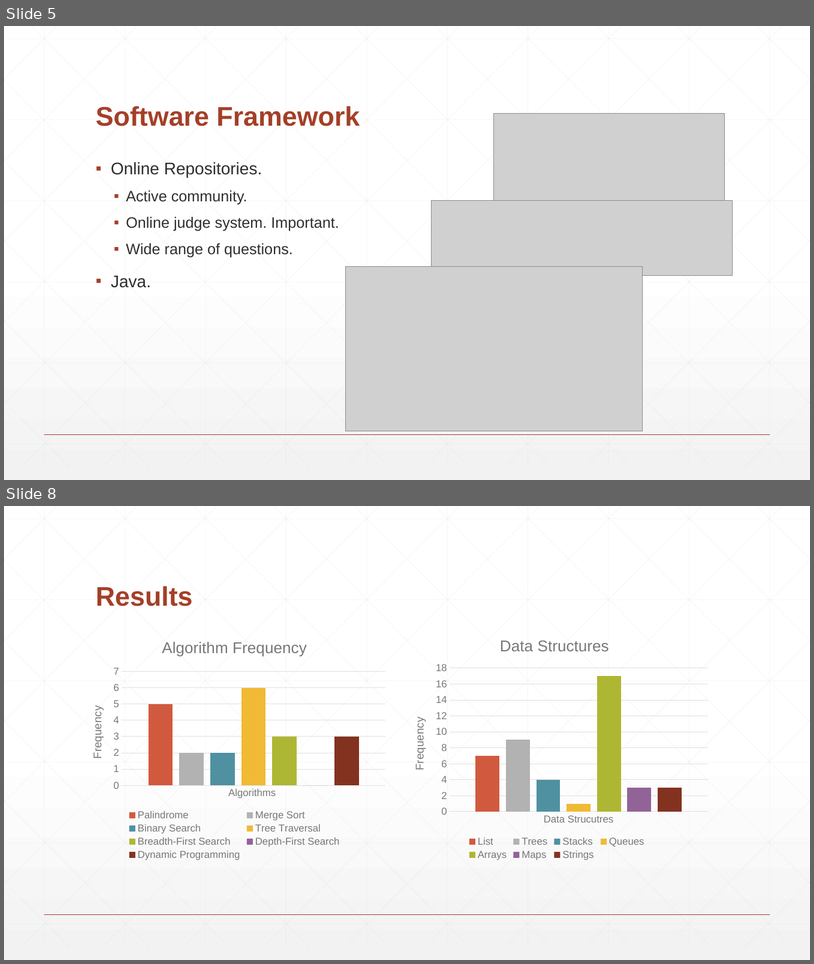
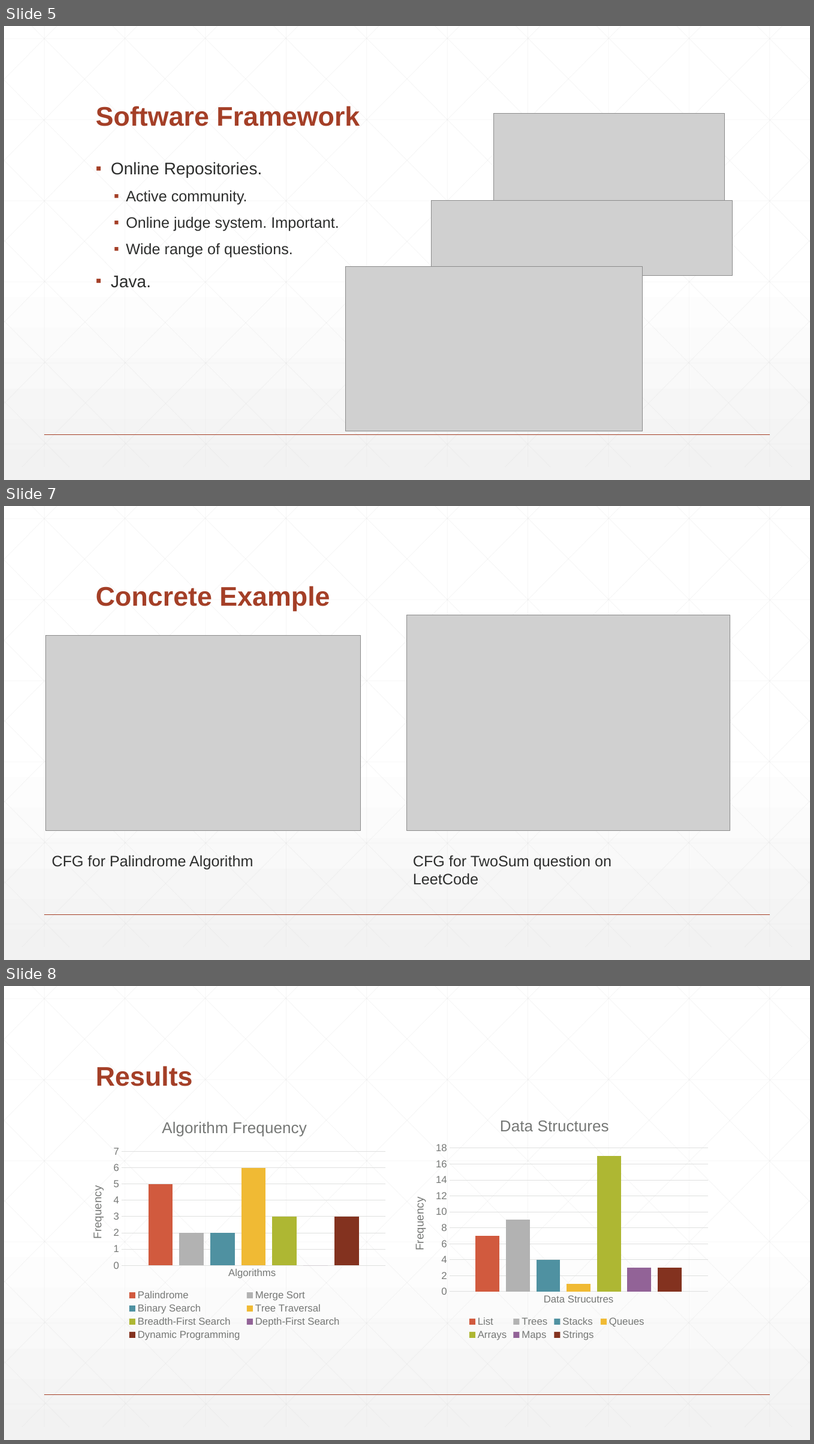
Before and after one commit to Demostroyer/interview-project, a slide deck: presentation/New Thesis Presentation.pptx. Shown one above the other, each under a label of ours: slides 5 and 8 before the commit, slides 5, 7 and 8 after it; the slides between them are not shown. The pictures are 814x964 and 814x1444 pixels, drawn with LibreOffice and Linux fonts; fonts in the diff are those of the drawing; grey boxes stand for pictures. Boxes give left, top, right and bottom in pixels: in the first picture for what was removed or moved away, otherwise in the second. Text is boxed around its words. In the diff, an @@ line names an element or a change of style, - is before the commit and + after.

```diff
--- a/presentation/New Thesis Presentation.pptx
+++ b/presentation/New Thesis Presentation.pptx
@@ slide 7 added at bbox=[4, 506, 810, 960], background gradient #FFFFFF to #F2F2F2; not listed: 47 template elements that a slide beside it also shows @@
@@ title added at bbox=[96, 586, 330, 611], 32 pt, text #A43F27, bold @@
+Concrete Example
@@ picture added at bbox=[408, 615, 731, 830] @@
@@ picture added at bbox=[46, 636, 361, 831] @@
@@ text added at bbox=[52, 855, 253, 870], 18 pt, text #2D2E2D @@
+CFG for Palindrome Algorithm
@@ text added at bbox=[413, 855, 612, 885], 18 pt, text #2D2E2D @@
+CFG for TwoSum question on LeetCode
```
Also in this commit, not shown: 2 slides changed, 1 other slide added, 2 slides removed.
